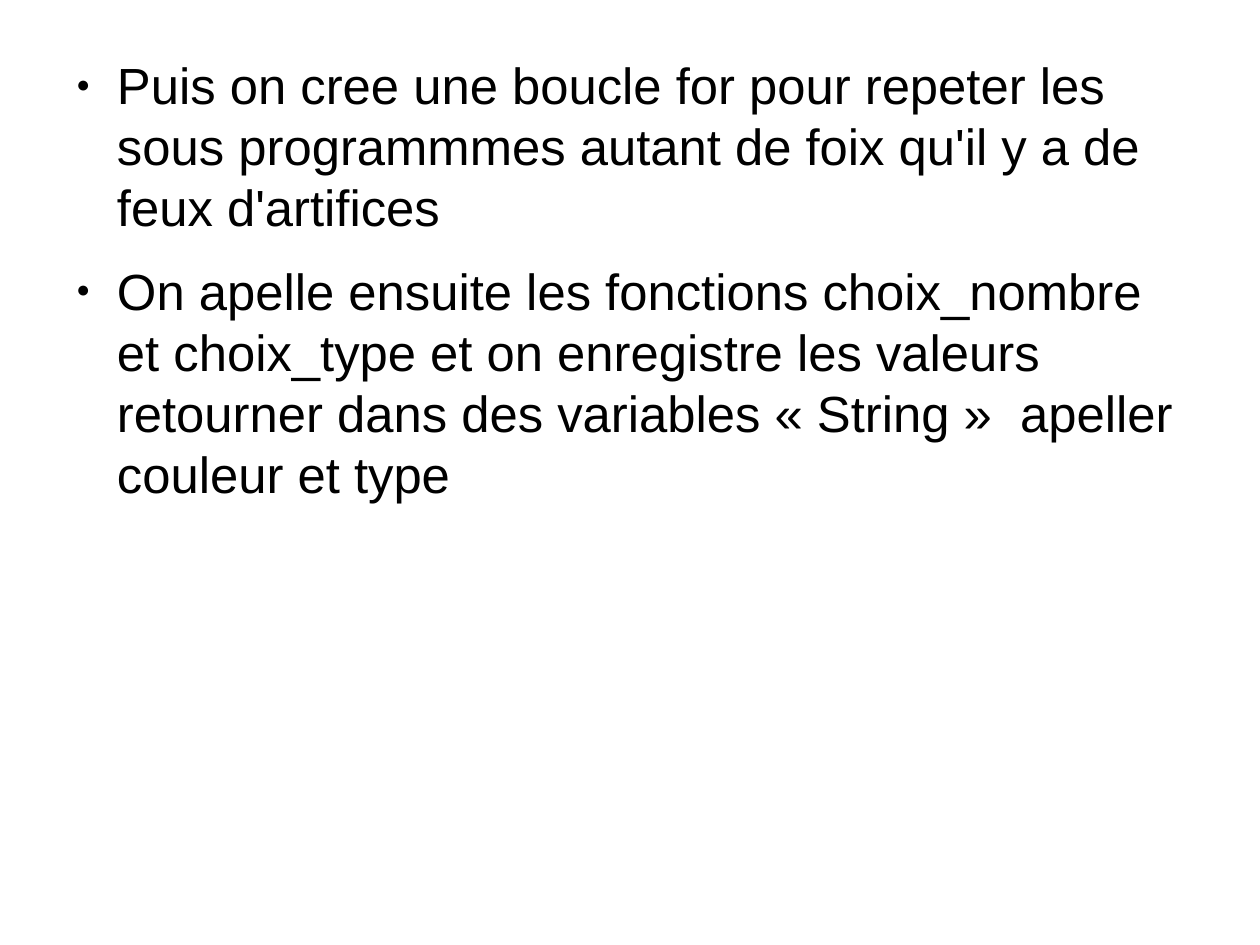
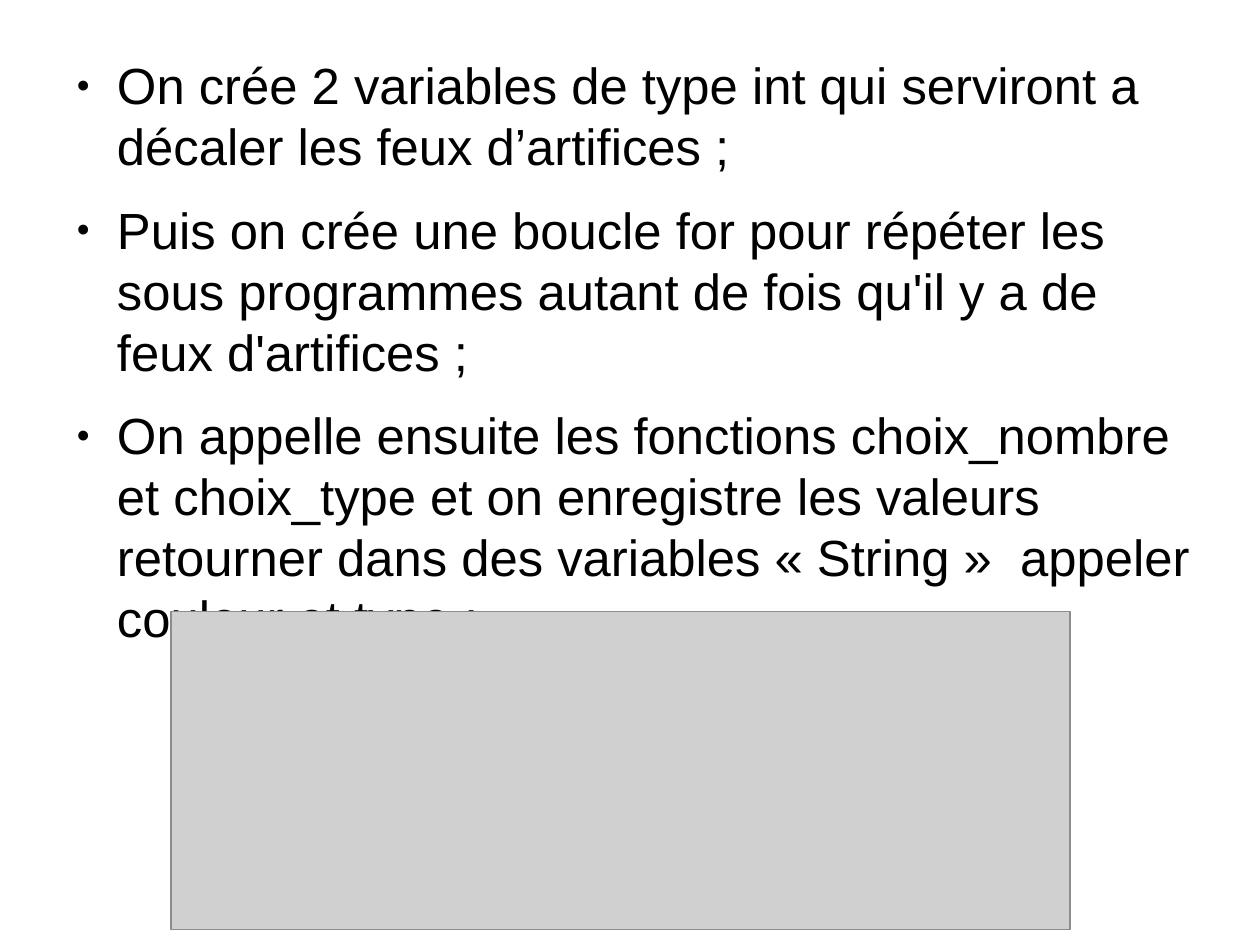
Before and after one commit to chuchodal/diapo-mini-projet, a slide deck: slide 4 of diapo_mini_projet.odp. Drawn at 1260x945 pixels with LibreOffice and Linux fonts; fonts in the diff are those of the drawing; grey boxes stand for pictures. Boxes give left, top, right and bottom in pixels: in the first picture for what was removed or moved away, otherwise in the second. Text is boxed around its words. In the diff, an @@ line names an element or a change of style, - is before the commit and + after.

Commit message:
nouveau diapo
jai apporter les modifications pour le developpement global .
Dis moi ce que t'en pense

```diff
--- a/diapo_mini_projet.odp
+++ b/diapo_mini_projet.odp
@@ text at <box>117,66,1189,648</box>: text changed @@
-● Puis on cree une boucle for pour repeter les sous programmmes autant de foix qu'il y a de feux d'artifices
-● On apelle ensuite les fonctions choix_nombre et choix_type et on enregistre les valeurs retourner dans des variables « String » apeller couleur et type
+● On crée 2 variables de type int qui serviront a décaler les feux d’artifices ;
+● Puis on crée une boucle for pour répéter les sous programmes autant de fois qu'il y a de feux d'artifices ;
+● On appelle ensuite les fonctions choix_nombre et choix_type et on enregistre les valeurs retourner dans des variables « String » appeler couleur et type ;
@@ picture added at <box>172,612,1071,931</box> @@
```
Also in this commit, not shown: 4 other slides changed, 6 slides added, 1 slide removed.
